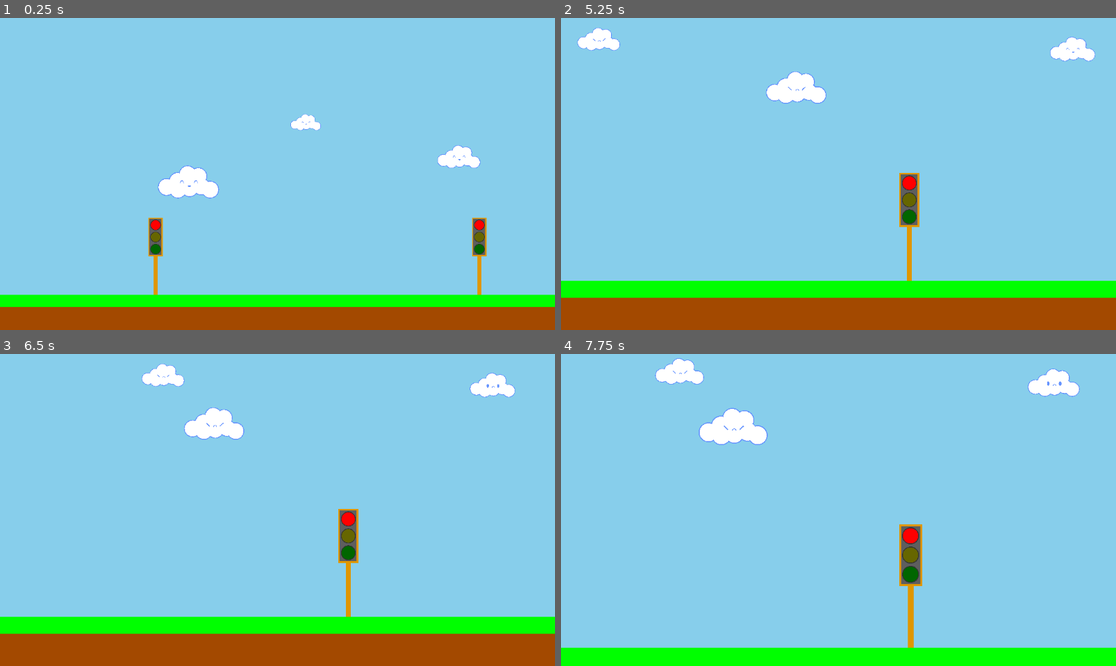
Above: before the commit, frames 1-4 (two rows, left to right).
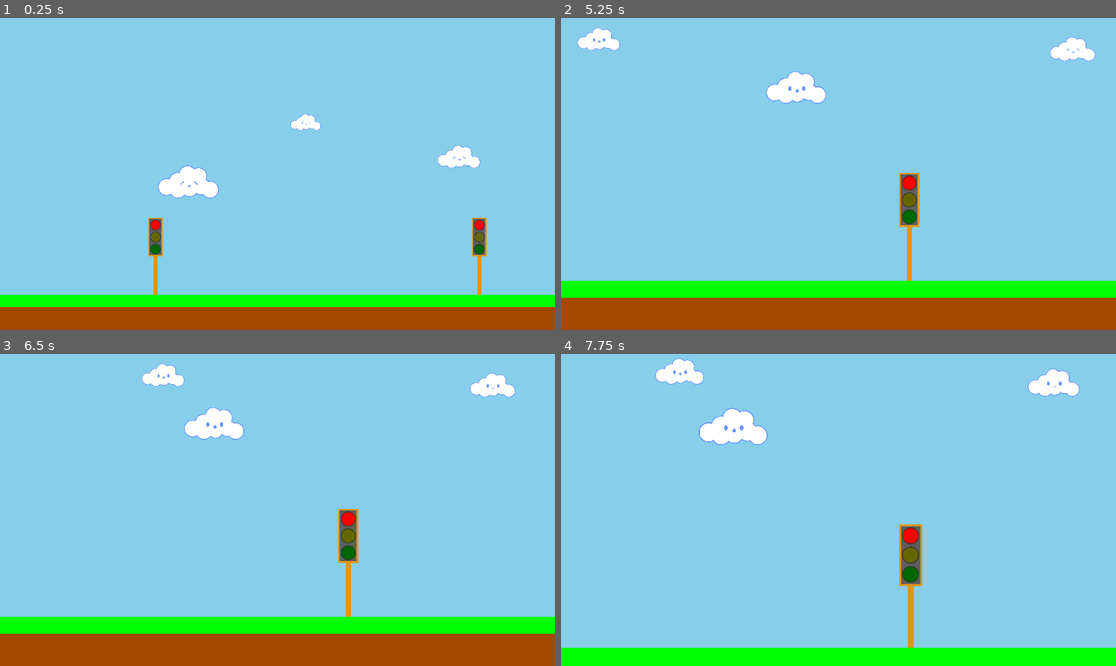
Above: after the commit, the same moments.

Repository: treytomes/pre-k-world
Game: Godot game, scene res://scenes/main.tscn
Same seed, same stepped clock (60 frames per second), same inputs: the game is played once before the commit and once after it.
Inputs (mouse positions are in pixels of both pictures, inside the frame that each line leads up to):
- Up to frame 1 (0.25 s): no input
- Up to frame 2 (5.25 s): drag from (716, 236) to (894, 105) at 0.52 s; drag from (821, 174) to (810, 236) at 1.27 s; move the mouse to (1088, 152) at 2.02 s; hold Right (move_right) 2.03-2.75 s; hold Mouse wheel up (zoom_in) 2.03-2.75 s; click (1088, 152) at 2.17 s; drag from (766, 217) to (672, 127) at 2.77 s; drag from (905, 83) to (866, 174) at 3.52 s; drag from (672, 127) to (755, 96) at 4.27 s; move the mouse to (866, 174) at 5.02 s; hold Down (move_down) from 5.03 s (still down); hold Mouse wheel up (zoom_in) from 5.03 s (still down); click (866, 174) at 5.17 s
- Up to frame 3 (6.5 s): release Down (move_down) at 5.75 s; release Mouse wheel up (zoom_in) at 5.75 s; drag from (27, 369) to (166, 525) at 5.77 s
- Up to frame 4 (7.75 s): move the mouse to (960, 494) at 6.52 s; hold Up (move_up) 6.53-7.25 s; hold Mouse wheel up (zoom_in) 6.53-7.25 s; click (960, 494) at 6.67 s; drag from (727, 525) to (810, 572) at 7.27 s

The runs differ from the first frame. In frame 1, less than 0.1% of the frame differs, in the area x 32-84%, y 33-54%; in frame 2, less than 0.1%; in frame 3, less than 0.1%; in frame 4, less than 0.1%, in the area x 20-90%, y 5-26%.

Commit message:
feat: clouds will always change expression

Diff:
--- a/components/background.tscn
+++ b/components/background/background.tscn
@@ -1,6 +1,6 @@
 [gd_scene load_steps=2 format=3 uid="uid://cve5jnyxak4mh"]
 
-[ext_resource type="Script" path="res://scripts/background.gd" id="1_y8l74"]
+[ext_resource type="Script" path="res://components/background/background.gd" id="1_y8l74"]
 
 [node name="Background" type="Node2D"]
 z_index = -1000
--- a/scripts/circle.gd
+++ b/components/circle/circle.gd
@@ -26,12 +26,5 @@
 		antialiased = value
 		queue_redraw()
 
-#func _ready():
-	#update()  # Ensure the circle is drawn on start
-	#queue_redraw()
-
-#func _process(delta: float) -> void:
-	#queue_redraw()
-
 func _draw():
 	draw_circle(Vector2(0, 0), radius, color, filled, width, antialiased)
--- a/components/circle.tscn
+++ b/components/circle/circle.tscn
@@ -1,6 +1,6 @@
 [gd_scene load_steps=2 format=3 uid="uid://dpj77ifweycue"]
 
-[ext_resource type="Script" path="res://scripts/circle.gd" id="1_khfkn"]
+[ext_resource type="Script" path="res://components/circle/circle.gd" id="1_khfkn"]
 
 [node name="Circle" type="Node2D"]
 script = ExtResource("1_khfkn")
--- a/components/cloud.tscn
+++ b/components/cloud.tscn
@@ -1,9 +1,8 @@
-[gd_scene load_steps=11 format=3 uid="uid://dcvc2sxtbgvux"]
+[gd_scene load_steps=10 format=3 uid="uid://dcvc2sxtbgvux"]
 
-[ext_resource type="PackedScene" uid="uid://dpj77ifweycue" path="res://components/circle.tscn" id="1_3l2tw"]
+[ext_resource type="PackedScene" uid="uid://dpj77ifweycue" path="res://components/circle/circle.tscn" id="1_3l2tw"]
 [ext_resource type="Script" path="res://scripts/cloud.gd" id="1_okks1"]
-[ext_resource type="Script" path="res://components/eye.gd" id="2_l66wx"]
-[ext_resource type="Script" path="res://components/mouth.gd" id="3_ejegj"]
+[ext_resource type="PackedScene" uid="uid://b7m0ojuxl66c5" path="res://components/face/face.tscn" id="3_cytkc"]
 [ext_resource type="AudioStream" uid="uid://dbq6vk3yci18p" path="res://sfx/p_2.ogg" id="5_7f118"]
 [ext_resource type="AudioStream" uid="uid://gmnoir1lgr37" path="res://sfx/p_1.ogg" id="5_uw78s"]
 [ext_resource type="AudioStream" uid="uid://drhj52lxdi1ux" path="res://sfx/p_4.ogg" id="8_a4yql"]
@@ -111,36 +110,7 @@
 filled = false
 width = 0.2
 
-[node name="Face" type="Node2D" parent="."]
-z_index = 2
-position = Vector2(0, 0.5)
-
-[node name="Left Eye" type="Node2D" parent="Face"]
-z_index = 5
-position = Vector2(-0.5, 0)
-scale = Vector2(0.2, 0.3)
-script = ExtResource("2_l66wx")
-color = Color(0.388235, 0.572549, 1, 1)
-state = 2
-width = 0.3
-
-[node name="Right Eye" type="Node2D" parent="Face"]
-z_index = 5
-position = Vector2(1.25, 0)
-scale = Vector2(0.2, 0.3)
-script = ExtResource("2_l66wx")
-color = Color(0.388235, 0.572549, 1, 1)
-state = 2
-width = 0.3
-
-[node name="Mouth" type="Node2D" parent="Face"]
-z_index = 1
-position = Vector2(0.425, 0.3)
-scale = Vector2(0.2, 0.2)
-script = ExtResource("3_ejegj")
-color = Color(0.388235, 0.572549, 1, 1)
-state = 2
-width = 0.4
+[node name="Face" parent="." instance=ExtResource("3_cytkc")]
 
 [node name="RigidBody2D" type="RigidBody2D" parent="." groups=["pickable"]]
 z_index = 3
--- /dev/null
+++ b/components/face/face.gd
@@ -0,0 +1,114 @@
+@tool
+extends Node2D
+
+enum Feeling {
+	HAPPY,
+	SURPRISED,
+	SAD,
+	MAD,
+	ASLEEP,
+	EXCITED,
+}
+
+@export var feeling: Feeling = Feeling.HAPPY:
+	set(value):
+		feeling = value
+		reset_face()
+
+@export var color: Color = Color.from_string("6392ff", Color.BLACK):
+	set(value):
+		color = value
+		set_colors()
+
+@export var background_color: Color = Color.WHITE:
+	set(value):
+		background_color = value
+		set_colors()
+
+
+# Called when the node enters the scene tree for the first time.
+func _ready() -> void:
+	pass # Replace with function body.
+
+
+# Called every frame. 'delta' is the elapsed time since the previous frame.
+func _process(delta: float) -> void:
+	pass
+
+
+func set_random_feeling():
+	var value = get_feeling_value()
+	while value == get_feeling_value():
+		value = randi_range(0, 5)
+	set_feeling_by_value(value)
+
+
+func get_feeling_value() -> int:
+	if feeling == Feeling.HAPPY:
+		return 0
+	elif feeling == Feeling.SURPRISED:
+		return 1
+	elif feeling == Feeling.SAD:
+		return 2
+	elif feeling == Feeling.MAD:
+		return 3
+	elif feeling == Feeling.ASLEEP:
+		return 4
+	elif feeling == Feeling.EXCITED:
+		return 5
+	return 0
+
+
+func set_feeling_by_value(value: int):
+	if value == 0:
+		feeling = Feeling.HAPPY
+	elif value == 1:
+		feeling = Feeling.SURPRISED
+	elif value == 2:
+		feeling = Feeling.SAD
+	elif value == 3:
+		feeling = Feeling.MAD
+	elif value == 4:
+		feeling = Feeling.ASLEEP
+	elif value == 5:
+		feeling = Feeling.EXCITED
+
+
+func reset_face():
+	if $LeftEye == null:
+		return
+
+	if feeling == Feeling.HAPPY:
+		$LeftEye.state = $LeftEye.State.OPEN
+		$RightEye.state = $RightEye.State.OPEN
+		$Mouth.state = $Mouth.State.SMILE
+	elif feeling == Feeling.SURPRISED:
+		$LeftEye.state = $LeftEye.State.OPEN
+		$RightEye.state = $RightEye.State.OPEN
+		$Mouth.state = $Mouth.State.SURPRISED
+	elif feeling == Feeling.SAD:
+		$LeftEye.state = $LeftEye.State.OPEN
+		$RightEye.state = $RightEye.State.OPEN
+		$Mouth.state = $Mouth.State.FROWN
+	elif feeling == Feeling.MAD:
+		$LeftEye.state = $LeftEye.State.SLANT_IN
+		$RightEye.state = $RightEye.State.SLANT_OUT
+		$Mouth.state = $Mouth.State.FROWN
+	elif feeling == Feeling.ASLEEP:
+		$LeftEye.state = $LeftEye.State.CLOSED
+		$RightEye.state = $RightEye.State.CLOSED
+		$Mouth.state = $Mouth.State.SMILE
+	elif feeling == Feeling.EXCITED:
+		$LeftEye.state = $LeftEye.State.SLANT_OUT
+		$RightEye.state = $RightEye.State.SLANT_IN
+		$Mouth.state = $Mouth.State.BIG_SMILE
+
+
+func set_colors():
+	if $LeftEye != null:
+		$LeftEye.color = color
+	if $RightEye != null:
+		$RightEye.color = color
+	if $Mouth != null:
+		$Mouth.color = color
+		$Mouth.background_color = background_color
--- /dev/null
+++ b/components/face/face.tscn
@@ -0,0 +1,39 @@
+[gd_scene load_steps=4 format=3 uid="uid://b7m0ojuxl66c5"]
+
+[ext_resource type="Script" path="res://components/face/eye.gd" id="1_qvvya"]
+[ext_resource type="Script" path="res://components/face/face.gd" id="1_smido"]
+[ext_resource type="Script" path="res://components/face/mouth.gd" id="2_4ufy1"]
+
+[node name="Face" type="Node2D"]
+z_index = 2
+position = Vector2(0, 0.5)
+script = ExtResource("1_smido")
+feeling = 5
+color = Color(0.388235, 0.572549, 1, 1)
+
+[node name="LeftEye" type="Node2D" parent="."]
+z_index = 5
+position = Vector2(-0.5, 0)
+scale = Vector2(0.2, 0.3)
+script = ExtResource("1_qvvya")
+color = Color(0.388235, 0.572549, 1, 1)
+state = 4
+width = 0.3
+
+[node name="RightEye" type="Node2D" parent="."]
+z_index = 5
+position = Vector2(1.25, 0)
+scale = Vector2(0.2, 0.3)
+script = ExtResource("1_qvvya")
+color = Color(0.388235, 0.572549, 1, 1)
+state = 3
+width = 0.3
+
+[node name="Mouth" type="Node2D" parent="."]
+z_index = 1
+position = Vector2(0.425, 0.3)
+scale = Vector2(0.2, 0.2)
+script = ExtResource("2_4ufy1")
+color = Color(0.388235, 0.572549, 1, 1)
+state = 2
+width = 0.4
--- a/components/ground.tscn
+++ b/components/ground.tscn
@@ -1,6 +1,6 @@
 [gd_scene load_steps=3 format=3 uid="uid://cnhin03tannmo"]
 
-[ext_resource type="PackedScene" uid="uid://cd6bd2sx1coku" path="res://components/rectangle.tscn" id="1_37cbp"]
+[ext_resource type="PackedScene" uid="uid://cd6bd2sx1coku" path="res://components/rectangle/rectangle.tscn" id="1_37cbp"]
 
 [sub_resource type="RectangleShape2D" id="RectangleShape2D_k14xl"]
 
--- a/components/light.tscn
+++ b/components/light.tscn
@@ -1,6 +1,6 @@
 [gd_scene load_steps=3 format=3 uid="uid://bylddmqcvi5bf"]
 
-[ext_resource type="PackedScene" uid="uid://dpj77ifweycue" path="res://components/circle.tscn" id="1_2pamt"]
+[ext_resource type="PackedScene" uid="uid://dpj77ifweycue" path="res://components/circle/circle.tscn" id="1_2pamt"]
 [ext_resource type="Script" path="res://scripts/light.gd" id="1_k1oxp"]
 
 [node name="Light" type="Node2D"]
--- a/components/rectangle.tscn
+++ b/components/rectangle/rectangle.tscn
@@ -1,6 +1,6 @@
 [gd_scene load_steps=2 format=3 uid="uid://cd6bd2sx1coku"]
 
-[ext_resource type="Script" path="res://scripts/rectangle.gd" id="1_iwtbj"]
+[ext_resource type="Script" path="res://components/rectangle/rectangle.gd" id="1_iwtbj"]
 
 [node name="Rectangle" type="Node2D"]
 script = ExtResource("1_iwtbj")
--- a/components/traffic_light.tscn
+++ b/components/traffic_light.tscn
@@ -1,6 +1,6 @@
 [gd_scene load_steps=8 format=3 uid="uid://dka7w7lm8a2r1"]
 
-[ext_resource type="PackedScene" uid="uid://cd6bd2sx1coku" path="res://components/rectangle.tscn" id="1_4n6e6"]
+[ext_resource type="PackedScene" uid="uid://cd6bd2sx1coku" path="res://components/rectangle/rectangle.tscn" id="1_4n6e6"]
 [ext_resource type="PackedScene" uid="uid://bylddmqcvi5bf" path="res://components/light.tscn" id="1_il4kq"]
 [ext_resource type="Script" path="res://scripts/traffic_light.gd" id="1_ok2ls"]
 [ext_resource type="AudioStream" uid="uid://boocxua2g7uki" path="res://sfx/Light Switch Click On Sfx.wav" id="4_dhn5e"]
--- a/scenes/main.tscn
+++ b/scenes/main.tscn
@@ -3,7 +3,7 @@
 [ext_resource type="PackedScene" uid="uid://dka7w7lm8a2r1" path="res://components/traffic_light.tscn" id="1_on38o"]
 [ext_resource type="PackedScene" uid="uid://ch7nrdnr6t88s" path="res://components/player_camera.tscn" id="2_lhjh1"]
 [ext_resource type="PackedScene" uid="uid://cnhin03tannmo" path="res://components/ground.tscn" id="3_qcvqm"]
-[ext_resource type="PackedScene" uid="uid://cve5jnyxak4mh" path="res://components/background.tscn" id="4_sfmu6"]
+[ext_resource type="PackedScene" uid="uid://cve5jnyxak4mh" path="res://components/background/background.tscn" id="4_sfmu6"]
 [ext_resource type="PackedScene" uid="uid://dcvc2sxtbgvux" path="res://components/cloud.tscn" id="5_rt6qh"]
 
 [node name="Node2D" type="Node2D"]
@@ -34,28 +34,23 @@
 [node name="Cloud" parent="Objects" instance=ExtResource("5_rt6qh")]
 position = Vector2(-360, -241)
 scale = Vector2(50, 50)
-feeling = 4
 speed = -55.0
 
 [node name="Cloud2" parent="Objects" instance=ExtResource("5_rt6qh")]
 position = Vector2(764, -342)
 scale = Vector2(45, 45)
-feeling = 4
 speed = -50.0
 
 [node name="Cloud3" parent="Objects" instance=ExtResource("5_rt6qh")]
 position = Vector2(1666, -454)
-feeling = 4
 speed = -45.0
 
 [node name="Cloud4" parent="Objects" instance=ExtResource("5_rt6qh")]
 position = Vector2(128, -483)
 scale = Vector2(20, 20)
-feeling = 4
 speed = -40.0
 
 [node name="Cloud5" parent="Objects" instance=ExtResource("5_rt6qh")]
 position = Vector2(-1434, -411)
 scale = Vector2(35, 35)
-feeling = 4
 speed = -30.0
--- a/scripts/cloud.gd
+++ b/scripts/cloud.gd
@@ -1,27 +1,10 @@
 extends Node2D
-
-enum Feeling {
-	HAPPY,
-	SURPRISED,
-	SAD,
-	MAD,
-	ASLEEP,
-	EXCITED,
-}
-
-@export var feeling: Feeling = Feeling.HAPPY:
-	set(value):
-		feeling = value
-		reset_face()
 
 @export var speed: float = -1
 
 @export var leftExtent: float = -2000
 @export var rightExtent: float = 2000
 
-var left_eye: Node2D
-var right_eye: Node2D
-var mouth: Node2D
 var base_scale: float = 50
 var min_y: float = -240
 var is_dragging: bool = false
@@ -33,9 +16,6 @@
 
 # Called when the node enters the scene tree for the first time.
 func _ready() -> void:
-	left_eye = get_node("Face/Left Eye")
-	right_eye = get_node("Face/Right Eye")
-	mouth = get_node("Face/Mouth")
 	z_index = position.y
 	scale = Vector2.ONE * base_scale * (min_y / (position.y * 1.5))
 
@@ -74,66 +54,18 @@
 		if event.pressed:
 			is_dragging = true
 			Globals.is_dragging_object = is_dragging
-			print("Begin dragging cloud.")
 		else:
 			change_feeling()
 			$AudioStreamPlayer2D.play()
 			is_dragging = false
 			Globals.is_dragging_object = is_dragging
-			print("Done dragging cloud.")
 	elif event is InputEventScreenTouch:
 		change_feeling()
 		$AudioStreamPlayer2D.play()
 		is_dragging = event.pressed
 		Globals.is_dragging_object = is_dragging
-	#elif event is InputEventMouseMotion:
-		#if is_dragging:
-			#position.x = event.position.x
-			##position.x += event.relative.x
-			##print("Cloud dragging.")
 
 
 func change_feeling():
 	feelingChangeCounter = 0
-	var value = randi_range(0, 5)
-	if value == 0:
-		feeling = Feeling.HAPPY
-	elif value == 1:
-		feeling = Feeling.SURPRISED
-	elif value == 2:
-		feeling = Feeling.SAD
-	elif value == 3:
-		feeling = Feeling.MAD
-	elif value == 4:
-		feeling = Feeling.ASLEEP
-	elif value == 5:
-		feeling = Feeling.EXCITED
-
-func reset_face():
-	if left_eye == null:
-		return
-
-	if feeling == Feeling.HAPPY:
-		left_eye.state = left_eye.State.OPEN
-		right_eye.state = right_eye.State.OPEN
-		mouth.state = mouth.State.SMILE
-	elif feeling == Feeling.SURPRISED:
-		left_eye.state = left_eye.State.OPEN
-		right_eye.state = right_eye.State.OPEN
-		mouth.state = mouth.State.SURPRISED
-	elif feeling == Feeling.SAD:
-		left_eye.state = left_eye.State.OPEN
-		right_eye.state = right_eye.State.OPEN
-		mouth.state = mouth.State.FROWN
-	elif feeling == Feeling.MAD:
-		left_eye.state = left_eye.State.SLANT_IN
-		right_eye.state = right_eye.State.SLANT_OUT
-		mouth.state = mouth.State.FROWN
-	elif feeling == Feeling.ASLEEP:
-		left_eye.state = left_eye.State.CLOSED
-		right_eye.state = right_eye.State.CLOSED
-		mouth.state = mouth.State.SMILE
-	elif feeling == Feeling.EXCITED:
-		left_eye.state = left_eye.State.SLANT_OUT
-		right_eye.state = right_eye.State.SLANT_IN
-		mouth.state = mouth.State.SMILE
+	$Face.set_random_feeling()
Renamed: scripts/background.gd -> components/background/background.gd
Renamed: components/eye.gd -> components/face/eye.gd
Renamed: components/mouth.gd -> components/face/mouth.gd
Renamed: scripts/rectangle.gd -> components/rectangle/rectangle.gd
